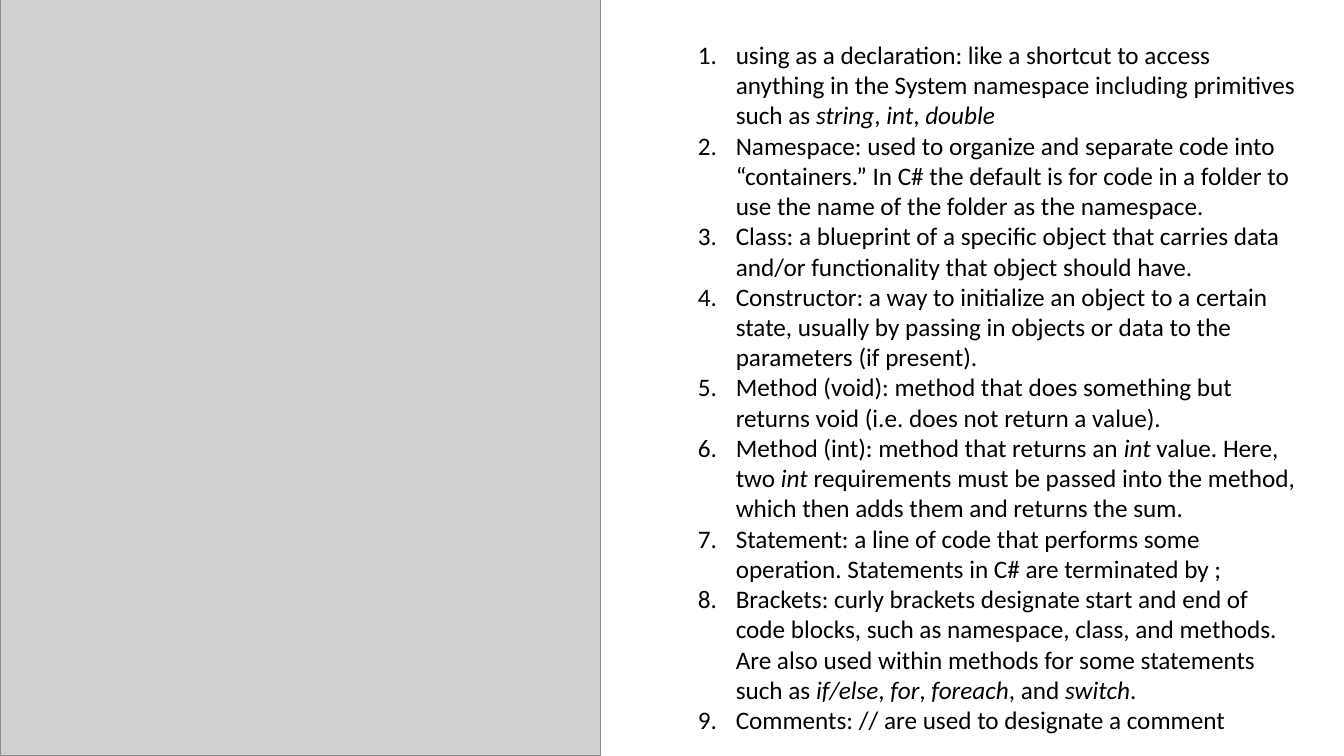
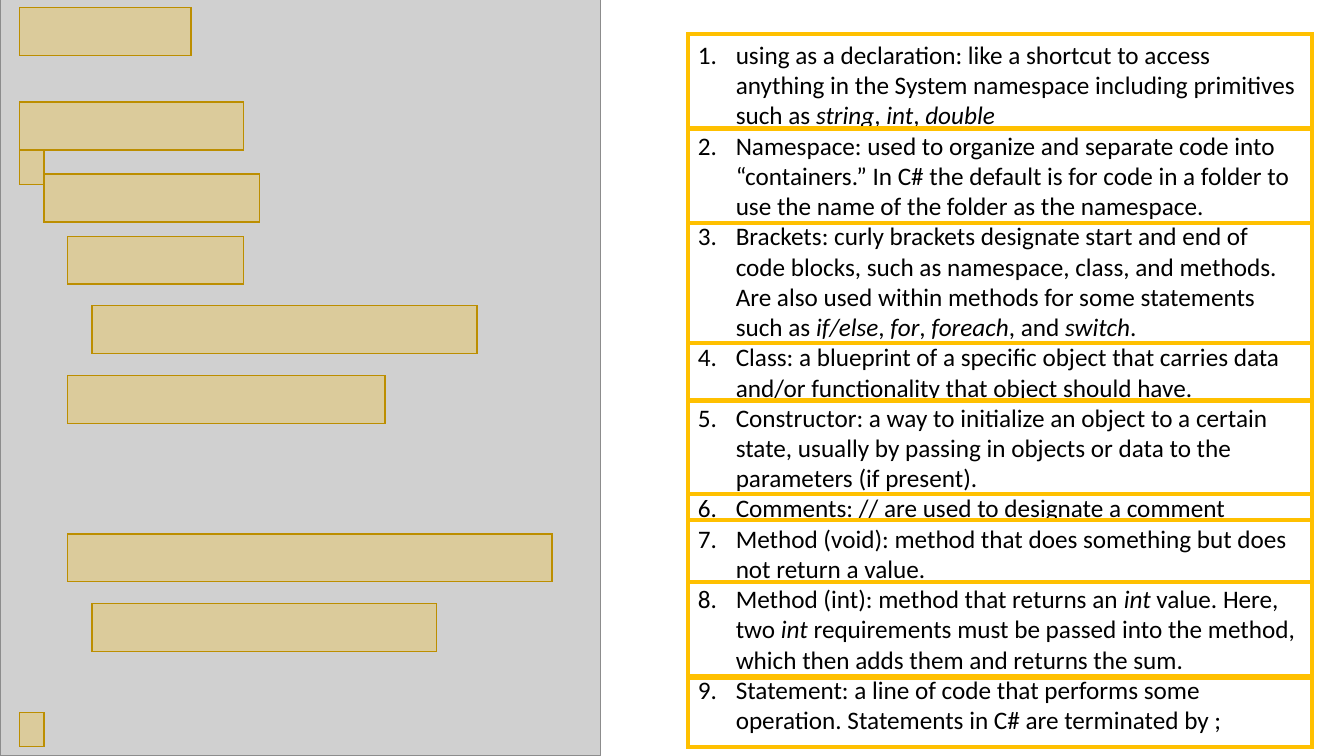
Before and after one commit to 15831944/PowerLaunch2020_FirstPlugin, a slide deck: slide 4 of Plugin Presentation.pptx. Drawn at 1344x756 pixels with LibreOffice and Linux fonts; fonts in the diff are those of the drawing; grey boxes stand for pictures. Boxes give left, top, right and bottom in pixels: in the first picture for what was removed or moved away, otherwise in the second. Text is boxed around its words. In the diff, an @@ line names an element or a change of style, - is before the commit and + after.

```diff
--- a/Plugin Presentation.pptx
+++ b/Plugin Presentation.pptx
@@ rectangle added at <box>19,8,191,56</box>, fill #FFC000 at 25% opacity, outline #BD8E00 1 pt @@
@@ rectangle added at <box>689,34,1313,129</box>, outline #FFC000 3 pt @@
@@ rectangle added at <box>19,102,243,150</box>, fill #FFC000 at 25% opacity, outline #BD8E00 1 pt @@
@@ rectangle added at <box>689,129,1313,224</box>, outline #FFC000 3 pt @@
@@ rectangle added at <box>19,150,43,185</box>, fill #FFC000 at 25% opacity, outline #BD8E00 1 pt @@
@@ rectangle added at <box>44,174,260,223</box>, fill #FFC000 at 25% opacity, outline #BD8E00 1 pt @@
@@ rectangle added at <box>68,236,244,284</box>, fill #FFC000 at 25% opacity, outline #BD8E00 1 pt @@
@@ rectangle added at <box>689,223,1313,343</box>, outline #FFC000 3 pt @@
@@ text at <box>736,227,1277,343</box>: paragraph added @@
+3. Brackets: curly brackets designate start and end of code blocks, such as namespace, class, and methods. Are also used within methods for some statements such as if/else, for, foreach, and switch.
@@ rectangle added at <box>92,306,477,354</box>, fill #FFC000 at 25% opacity, outline #BD8E00 1 pt @@
@@ rectangle added at <box>689,343,1313,401</box>, outline #FFC000 3 pt @@
@@ rectangle added at <box>68,375,385,423</box>, fill #FFC000 at 25% opacity, outline #BD8E00 1 pt @@
@@ rectangle added at <box>689,400,1313,495</box>, outline #FFC000 3 pt @@
@@ rectangle added at <box>689,494,1313,520</box>, outline #FFC000 3 pt @@
@@ text at <box>736,499,1286,584</box>: text changed @@
-5. Method (void): method that does something but returns void (i.e. does not return a value).
+6. Comments: // are used to designate a comment
+7. Method (void): method that does something but does not return a value.
@@ rectangle added at <box>68,534,553,583</box>, fill #FFC000 at 25% opacity, outline #BD8E00 1 pt @@
@@ rectangle added at <box>689,520,1313,582</box>, outline #FFC000 3 pt @@
@@ rectangle added at <box>689,582,1313,677</box>, outline #FFC000 3 pt @@
@@ text at <box>736,590,1277,734</box>: paragraphs removed @@
-8. Brackets: curly brackets designate start and end of code blocks, such as namespace, class, and methods. Are also used within methods for some statements such as if/else, for, foreach, and switch.
-9. Comments: // are used to designate a comment
@@ rectangle added at <box>92,604,437,652</box>, fill #FFC000 at 25% opacity, outline #BD8E00 1 pt @@
@@ rectangle added at <box>689,678,1313,746</box>, outline #FFC000 3 pt @@
@@ rectangle added at <box>19,713,43,747</box>, fill #FFC000 at 25% opacity, outline #BD8E00 1 pt @@
```
Also in this commit, not shown: 1 other slide changed.
